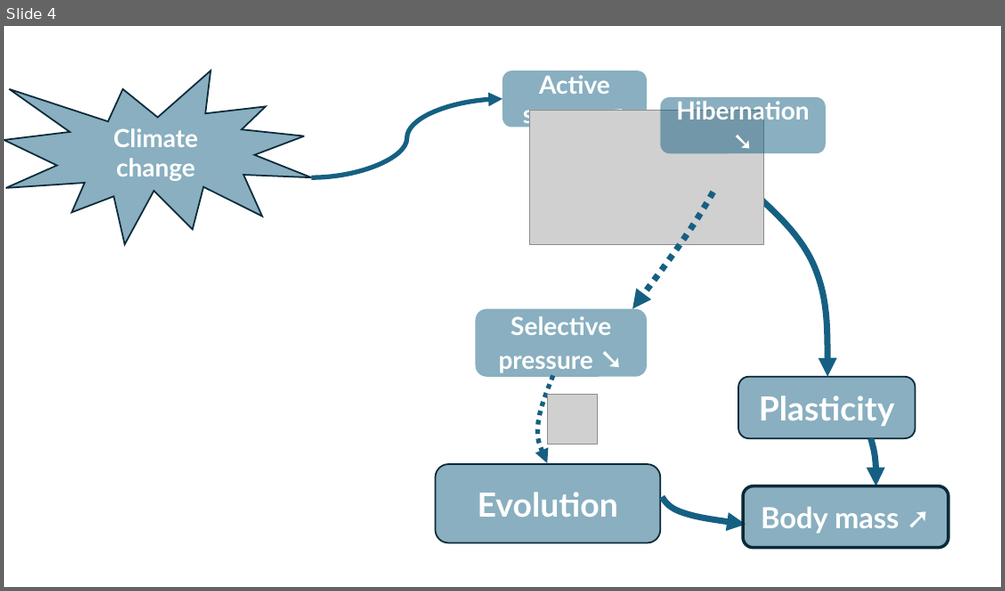
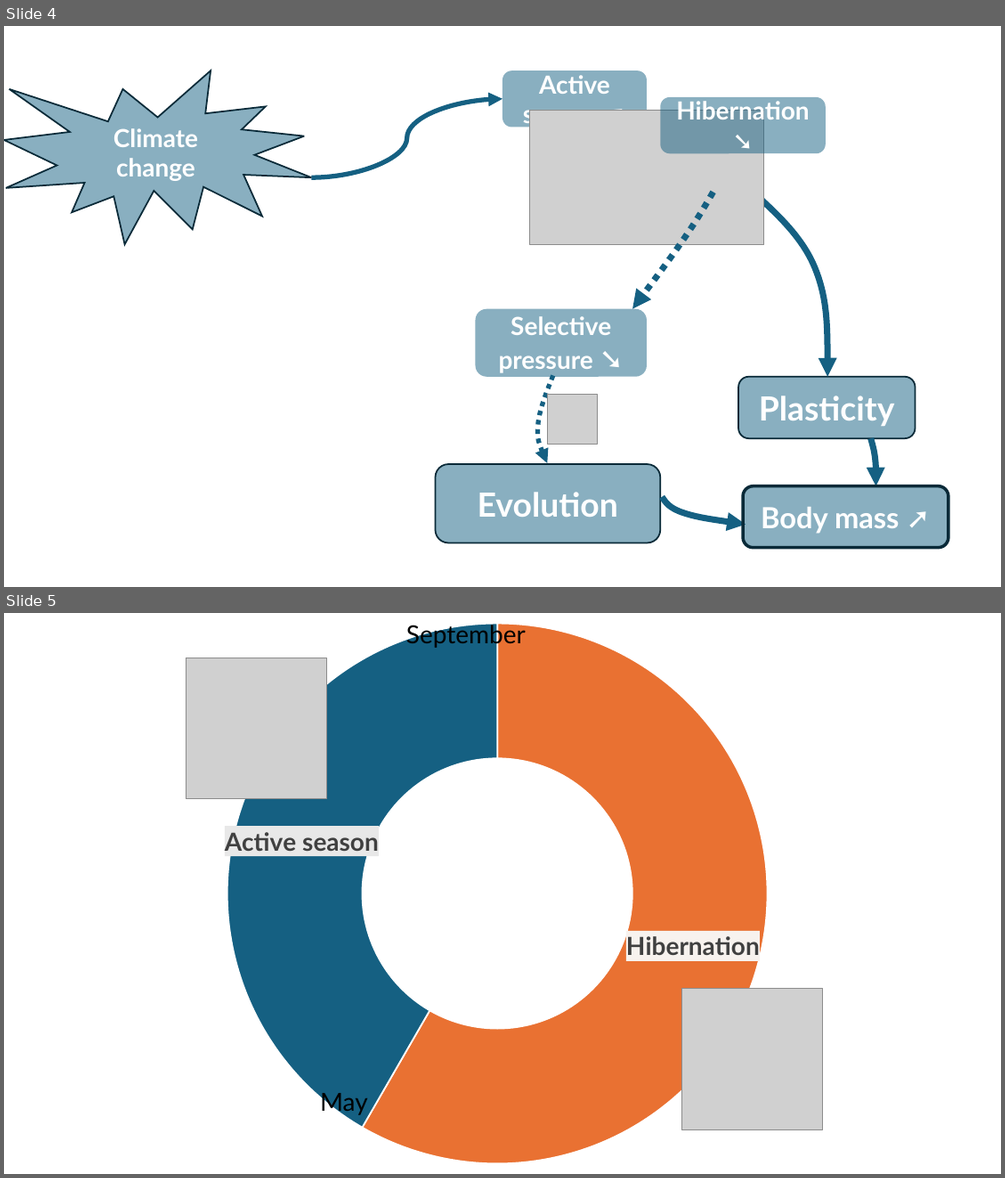
Before and after one commit to augustinbirot/research_proposal, a slide deck: figures/illustrations.pptx. Shown one above the other, each under a label of ours: slide 4 before the commit, slides 4 and 5 after it. The pictures are 1005x591 and 1005x1178 pixels, drawn with LibreOffice and Linux fonts; fonts in the diff are those of the drawing; grey boxes stand for pictures. Boxes give left, top, right and bottom in pixels: in the first picture for what was removed or moved away, otherwise in the second. Text is boxed around its words. In the diff, an @@ line names an element or a change of style, - is before the commit and + after.

```diff
--- a/figures/illustrations.pptx
+++ b/figures/illustrations.pptx
@@ slide 5 added at [4,613,1001,1174], background #FFFFFF @@
@@ group added at [143,613,863,1174]: 2 pictures, 2 texts, 1 doughnut chart @@
+categories: Hibernation, Saison active
+Series 1: 7, 5
+May
+September
```
Also in this commit, not shown: 8 other files.
